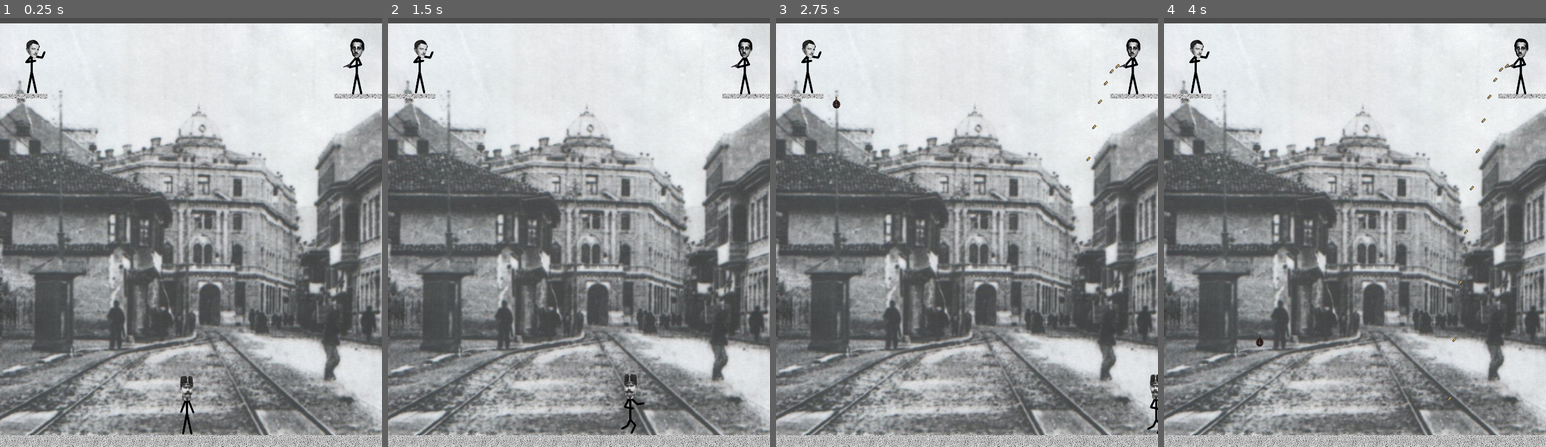
Above: before the commit, frames 1-4 (left to right).
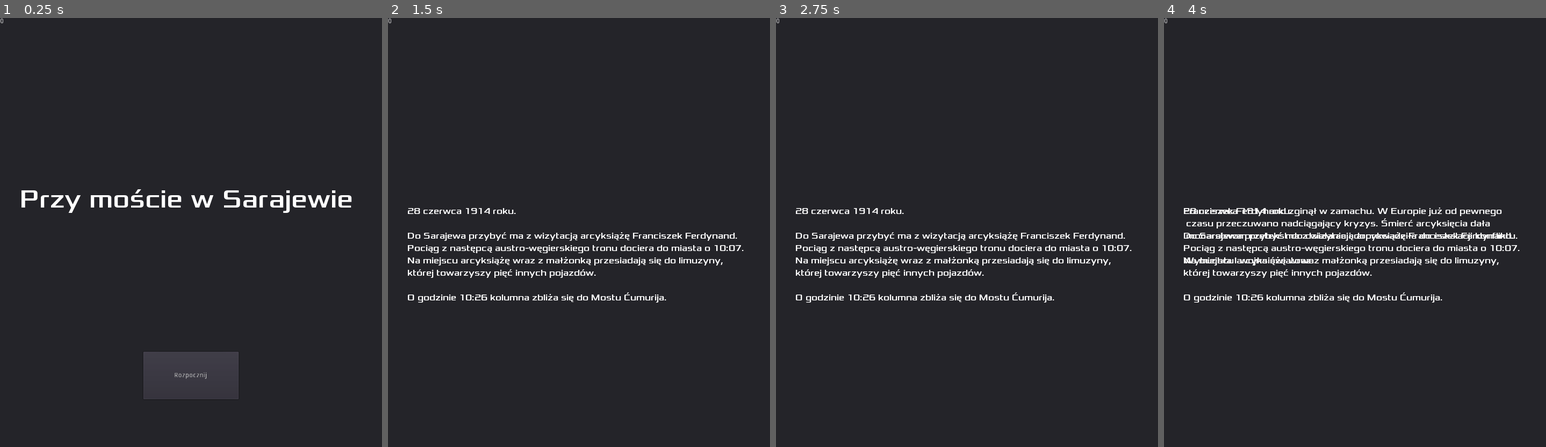
Above: after the commit, the same moments.

Repository: MrAstorii/Zadanie01
Game: Godot game, scene res://Świat.tscn
Two runs of this game, one before a commit and one after it. Both use one fixed random seed, a clock stepped at 60 frames per second and the inputs below.
Inputs (mouse positions are in pixels of both pictures, inside the frame that each line leads up to):
- Up to frame 1 (0.25 s): no input
- Up to frame 2 (1.5 s): click (579, 374) at 0.5 s, where only the run after the commit has a clickable "Rozpocznij"; tap Enter at 1.25 s; hold Right (ui_right) from 1.28 s (still down)
- Up to frame 3 (2.75 s): keep holding Right (ui_right); tap Space (ui_select) at 1.52, 2.27 s
- Up to frame 4 (4 s): release Right (ui_right) at 2.78 s; hold Left (ui_left) 2.78-3.53 s; hold Right (ui_right) from 3.53 s (still down); tap Space (ui_select) at 3.77 s

The runs differ from the first frame. In frame 1, 100% of the frame differs, in the area x 0-100%, y 0-100%; in frame 2, 99%; in frame 3, 99%; in frame 4, 99%.

Commit message:
Update Świat.tscn

Diff:
--- a/Zadanie01/Świat.tscn
+++ b/Zadanie01/Świat.tscn
@@ -8,7 +8,9 @@
 [ext_resource path="res://GP stand.png" type="Texture" id=6]
 [ext_resource path="res://GP.gd" type="Script" id=7]
 [ext_resource path="res://Nabój.tscn" type="PackedScene" id=8]
+[ext_resource path="res://Świat.gd" type="Script" id=9]
 [ext_resource path="res://Franz Ferdinand - Take Me Out (Official Video) (online-audio-converter.com).wav" type="AudioStream" id=10]
+[ext_resource path="res://HUD.tscn" type="PackedScene" id=11]
 
 [sub_resource type="RectangleShape2D" id=1]
 extents = Vector2( 25.0978, 16.9362 )
@@ -26,6 +28,7 @@
 height = 88.5866
 
 [node name="Świat" type="Node"]
+script = ExtResource( 9 )
 
 [node name="TextureRect" type="TextureRect" parent="."]
 margin_left = -150.957
@@ -308,7 +311,6 @@
 [node name="AnimatedSprite" type="AnimatedSprite" parent="GP"]
 scale = Vector2( 0.6, 0.6 )
 frames = SubResource( 2 )
-frame = 1
 playing = true
 
 [node name="CollisionShape2D" type="CollisionShape2D" parent="GP"]
@@ -329,3 +331,12 @@
 
 [node name="StartPosition" type="Position2D" parent="."]
 position = Vector2( 390.958, 803.129 )
+
+[node name="ScoreTimer" type="Timer" parent="."]
+
+[node name="HUD" parent="." instance=ExtResource( 11 )]
+[connection signal="hit" from="FF" to="." method="game_over"]
+[connection signal="hit" from="FF" to="." method="_on_FF_hit"]
+[connection signal="timeout" from="StartTimer" to="." method="_on_StartTimer_timeout"]
+[connection signal="timeout" from="ScoreTimer" to="." method="_on_ScoreTimer_timeout"]
+[connection signal="start_game" from="HUD" to="." method="new_game"]
Not shown: 1 places in Zadanie01/Świat.tscn that only renumber resources
